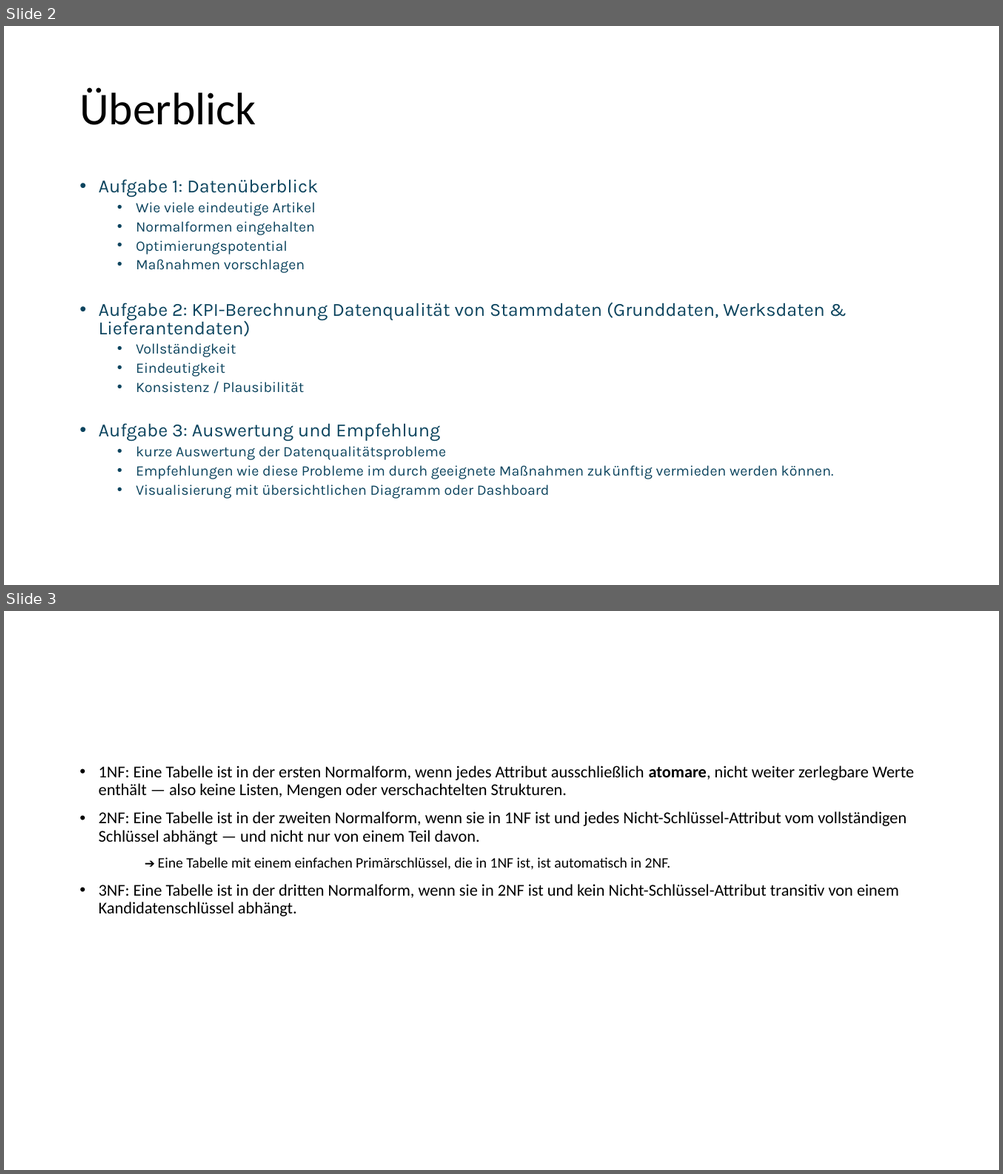
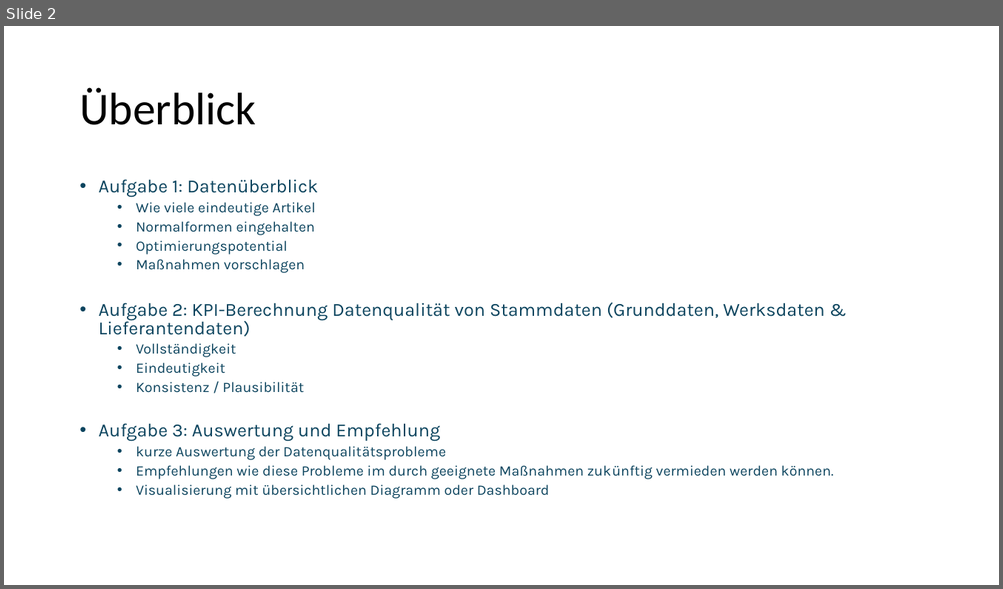
Before and after one commit to asommani/dq_artikelstammdaten, a slide deck: dm_presentation.pptx. Shown one above the other, each under a label of ours: slides 2 and 3 before the commit, slide 2 after it. The pictures are 1003x1174 and 1003x589 pixels, drawn with LibreOffice and Linux fonts; fonts in the diff are those of the drawing. Boxes give left, top, right and bottom in pixels: in the first picture for what was removed or moved away, otherwise in the second. Text is boxed around its words. In the diff, an @@ line names an element or a change of style, - is before the commit and + after.

```diff
--- a/dm_presentation.pptx
+++ b/dm_presentation.pptx
@@ slide 3 removed at (4, 611, 999, 1170), background #FFFFFF @@
@@ text removed at (99, 766, 913, 917) @@
-• 1NF: Eine Tabelle ist in der ersten Normalform, wenn jedes Attribut ausschließlich atomare, nicht weiter zerlegbare Werte enthält — also keine Listen, Mengen oder verschachtelten Strukturen.
-• 2NF: Eine Tabelle ist in der zweiten Normalform, wenn sie in 1NF ist und jedes Nicht-Schlüssel-Attribut vom vollständigen Schlüssel abhängt — und nicht nur von einem Teil davon.
-➔ Eine Tabelle mit einem einfachen Primärschlüssel, die in 1NF ist, ist automatisch in 2NF.
-• 3NF: Eine Tabelle ist in der dritten Normalform, wenn sie in 2NF ist und kein Nicht-Schlüssel-Attribut transitiv von einem Kandidatenschlüssel abhängt.
```
Also in this commit, not shown: 3 slides added, 1 other slide removed, 13 other files.
